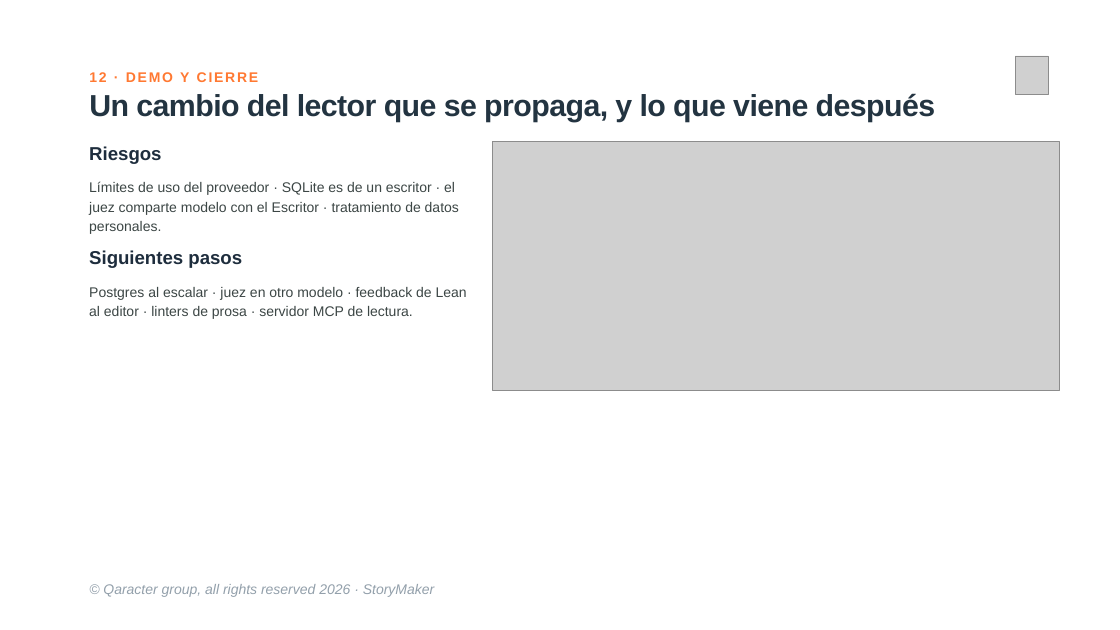
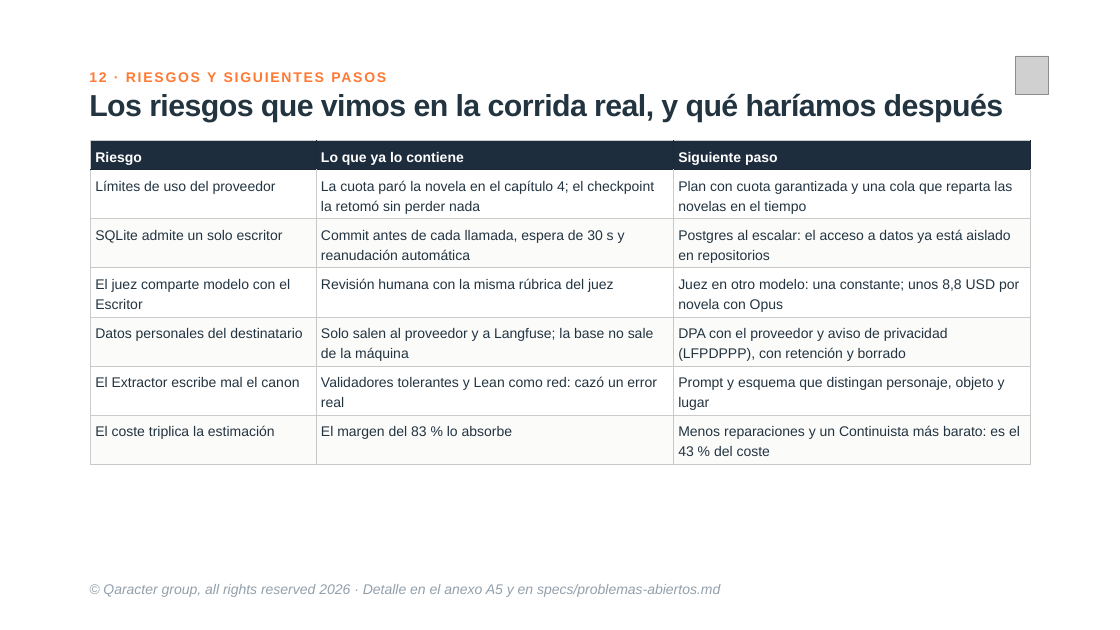
Before and after one commit to maujimenez4/ciberpunk-storymaker, a slide deck: slide 14 of presentacion/storymaker-deck.pptx. Drawn at 1120x630 pixels with LibreOffice and Linux fonts; fonts in the diff are those of the drawing; grey boxes stand for pictures. Boxes give left, top, right and bottom in pixels: in the first picture for what was removed or moved away, otherwise in the second. Text is boxed around its words. In the diff, an @@ line names an element or a change of style, - is before the commit and + after.

```diff
--- a/presentacion/storymaker-deck.pptx
+++ b/presentacion/storymaker-deck.pptx
@@ text at bbox=[207, 72, 216, 82]: text changed @@
-12 · DEMO Y CIERRE
+12 · RIESGOS Y SIGUIENTES PASOS
@@ text at bbox=[89, 93, 1004, 122]: text changed @@
-Un cambio del lector que se propaga, y lo que viene después
+Los riesgos que vimos en la corrida real, y qué haríamos después
@@ text removed at bbox=[89, 146, 161, 164] @@
-Riesgos
@@ table added at bbox=[91, 140, 1031, 460], 7 rows, 3 columns @@
+Riesgo | Lo que ya lo contiene | Siguiente paso
+Límites de uso del proveedor | La cuota paró la novela en el capítulo 4; el checkpoint la retomó sin perder nada | Plan con cuota garantizada y una cola que reparta las novelas en el tiempo
+SQLite admite un solo escritor | Commit antes de cada llamada, espera de 30 s y reanudación automática | Postgres al escalar: el acceso a datos ya está aislado en repositorios
+El juez comparte modelo con el Escritor | Revisión humana con la misma rúbrica del juez | Juez en otro modelo: una constante; unos 8,8 USD por novela con Opus
+Datos personales del destinatario | Solo salen al proveedor y a Langfuse; la base no sale de la máquina | DPA con el proveedor y aviso de privacidad (LFPDPPP), con retención y borrado
+El Extractor escribe mal el canon | Validadores tolerantes y Lean como red: cazó un error real | Prompt y esquema que distingan personaje, objeto y lugar
+El coste triplica la estimación | El margen del 83 % lo absorbe | Menos reparaciones y un Continuista más barato: es el 43 % del coste
@@ picture removed at bbox=[492, 142, 1060, 391] @@
@@ text removed at bbox=[89, 181, 459, 234] @@
-Límites de uso del proveedor · SQLite es de un escritor · el juez comparte modelo con el Escritor · tratamiento de datos personales.
@@ text removed at bbox=[89, 250, 242, 268] @@
-Siguientes pasos
@@ text removed at bbox=[89, 287, 467, 319] @@
-Postgres al escalar · juez en otro modelo · feedback de Lean al editor · linters de prosa · servidor MCP de lectura.
@@ text at bbox=[103, 584, 720, 597]: text changed @@
-© Qaracter group, all rights reserved 2026 · StoryMaker
+© Qaracter group, all rights reserved 2026 · Detalle en el anexo A5 y en specs/problemas-abiertos.md
```
Also in this commit, not shown: 3 other slides changed, 2 slides added, 1 slide removed, 2 other files.
